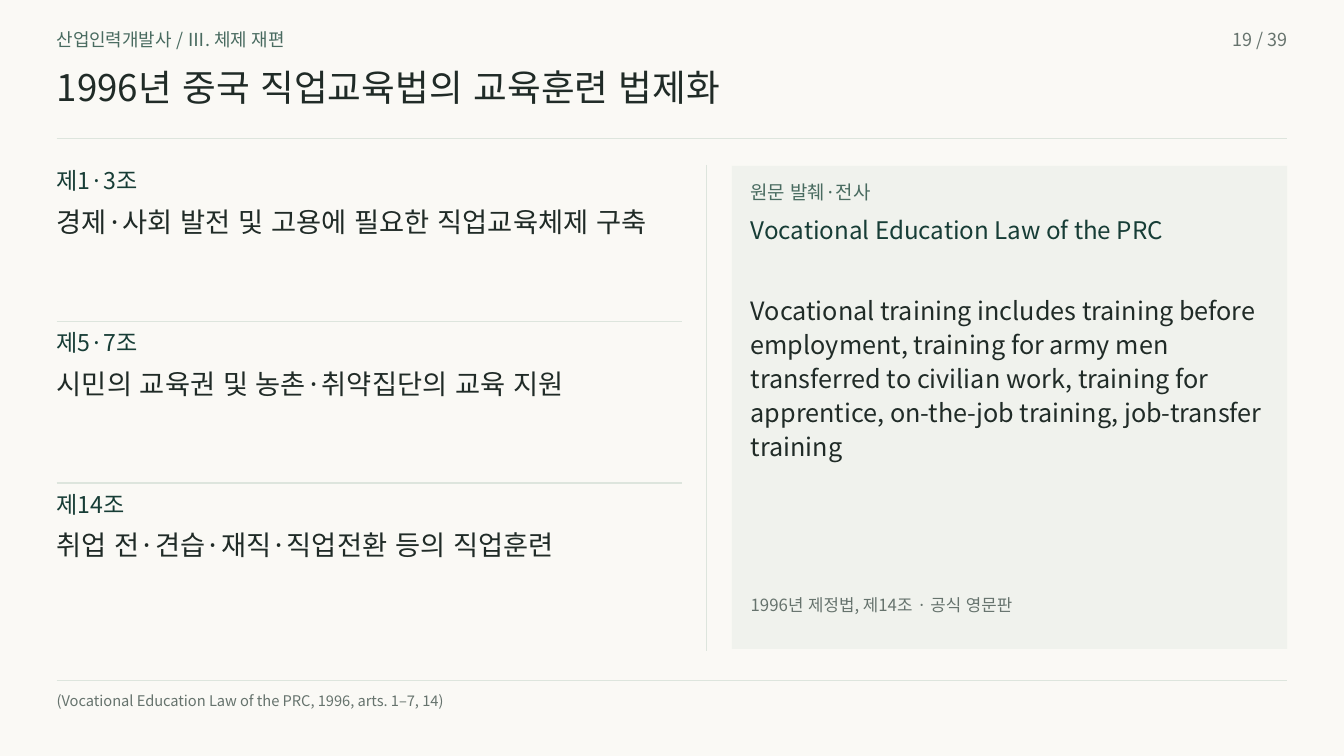
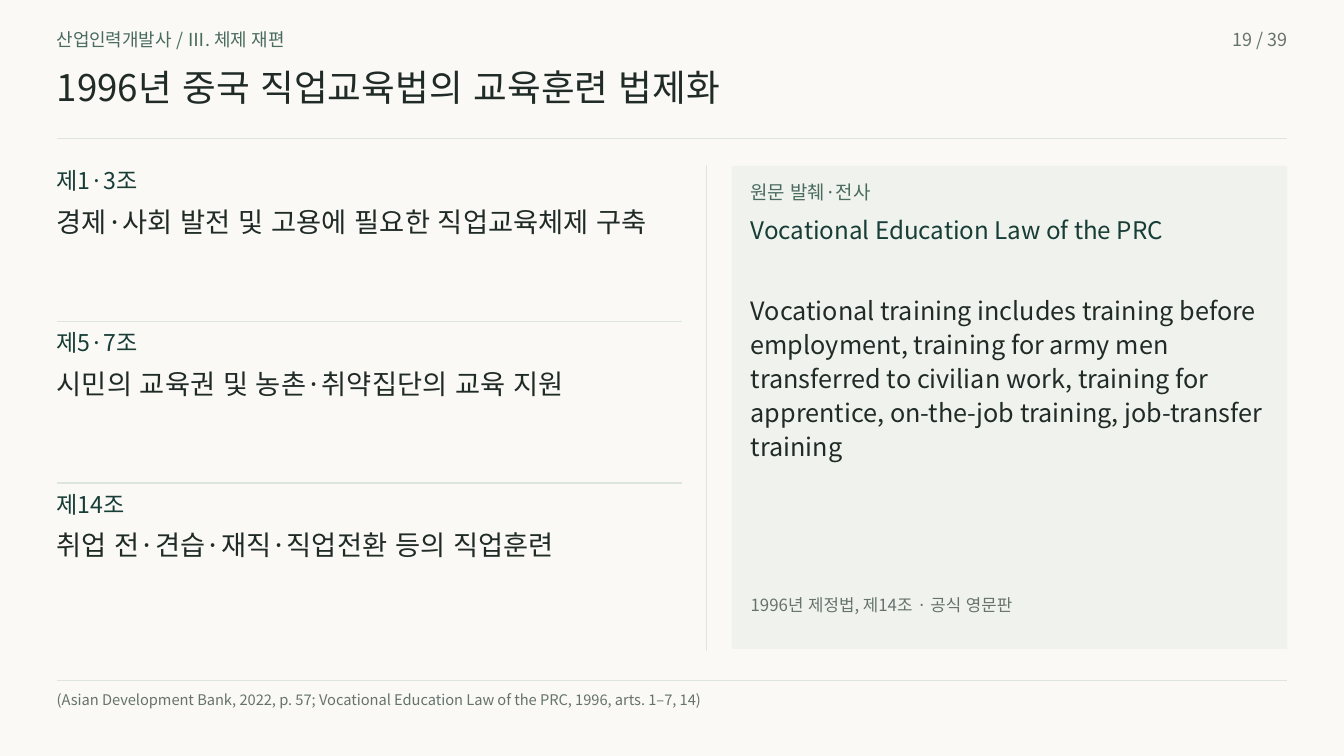
Before and after one commit to 01Chungee10/vet-history-rehearsal, a slide deck: slide 19 of au-cn-2026/presentation.pptx. Drawn at 1344x756 pixels with LibreOffice and Linux fonts; fonts in the diff are those of the drawing. Boxes give left, top, right and bottom in pixels: in the first picture for what was removed or moved away, otherwise in the second. Text is boxed around its words. In the diff, an @@ line names an element or a change of style, - is before the commit and + after.

```diff
--- a/au-cn-2026/presentation.pptx
+++ b/au-cn-2026/presentation.pptx
@@ text at <box>57,693,701,709</box>: text changed @@
-(Vocational Education Law of the PRC, 1996, arts. 1–7, 14)
+(Asian Development Bank, 2022, p. 57; Vocational Education Law of the PRC, 1996, arts. 1–7, 14)
```
Also in this commit, not shown: 8 other slides changed, 19 other files.
